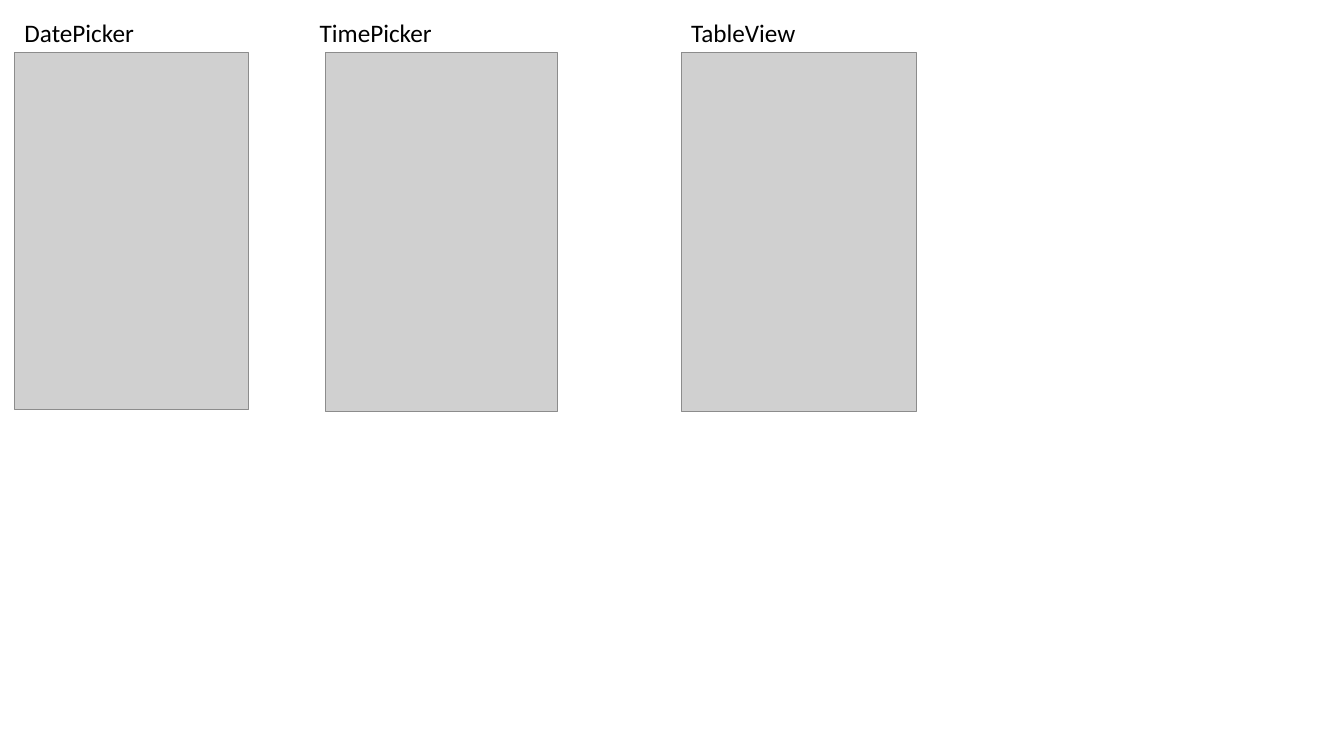
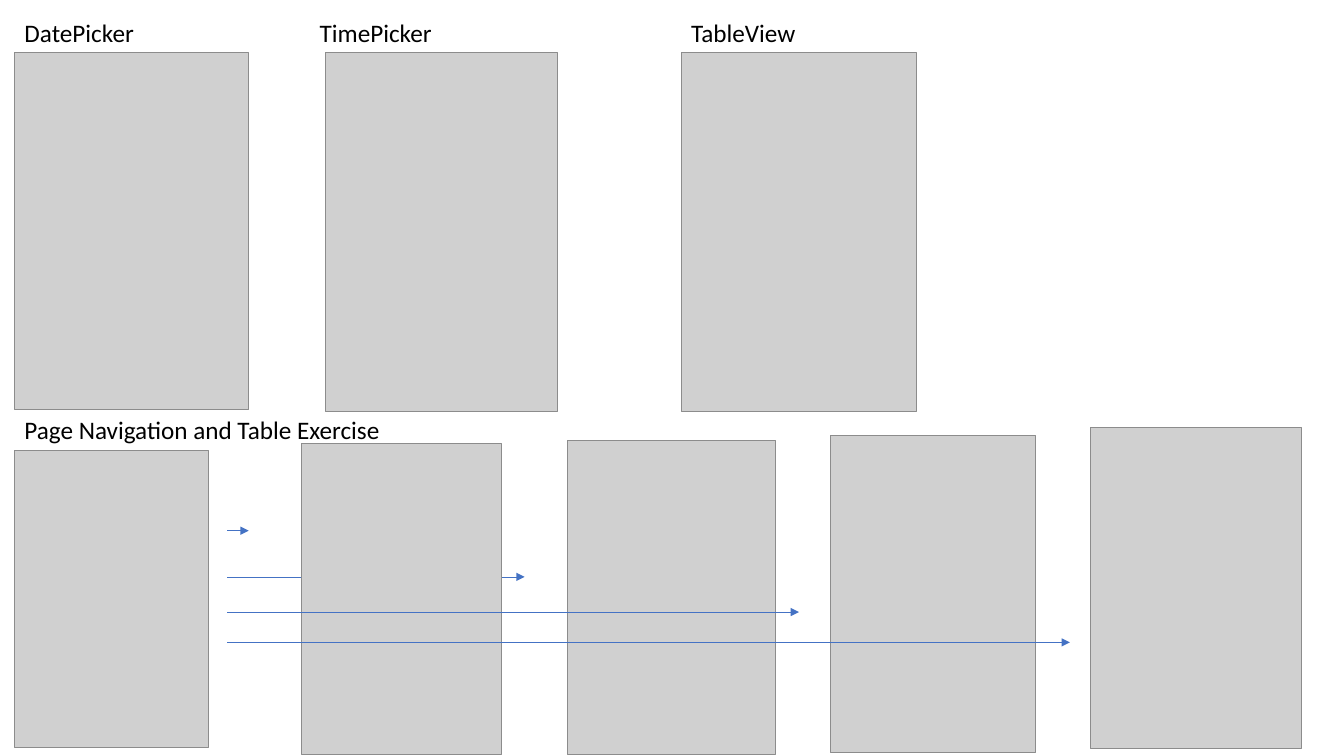
Before and after one commit to jinibyun/Xamarin-udemy2, a slide deck: slide 4 of Excersie Screen Capture.pptx. Drawn at 1344x756 pixels with LibreOffice and Linux fonts; fonts in the diff are those of the drawing; grey boxes stand for pictures. Boxes give left, top, right and bottom in pixels: in the first picture for what was removed or moved away, otherwise in the second. Text is boxed around its words. In the diff, an @@ line names an element or a change of style, - is before the commit and + after.

```diff
--- a/Excersie Screen Capture.pptx
+++ b/Excersie Screen Capture.pptx
@@ text added at <box>24,421,379,446</box>, 18 pt, text #000000 @@
+Page Navigation and Table Exercise
@@ picture added at <box>301,444,502,754</box> @@
@@ picture added at <box>568,441,775,754</box> @@
@@ picture added at <box>831,436,1035,752</box> @@
@@ picture added at <box>1091,427,1302,748</box> @@
@@ picture added at <box>14,451,209,748</box> @@
@@ arrow added from (227, 531) to (249, 531), #4472C4 0.5 pt @@
@@ arrow added from (227, 577) to (524, 577), #4472C4 0.5 pt @@
@@ arrow added from (227, 612) to (800, 612), #4472C4 0.5 pt @@
@@ arrow added from (227, 642) to (1070, 642), #4472C4 0.5 pt @@
```
Also in this commit, not shown: 14 other files.
